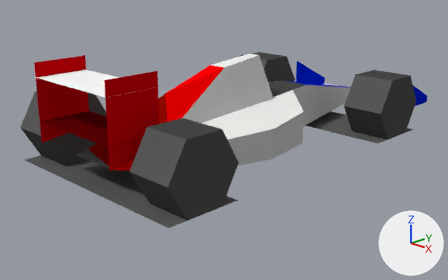
Renders of the Blender file models/title_car.blend from each side of a commit.
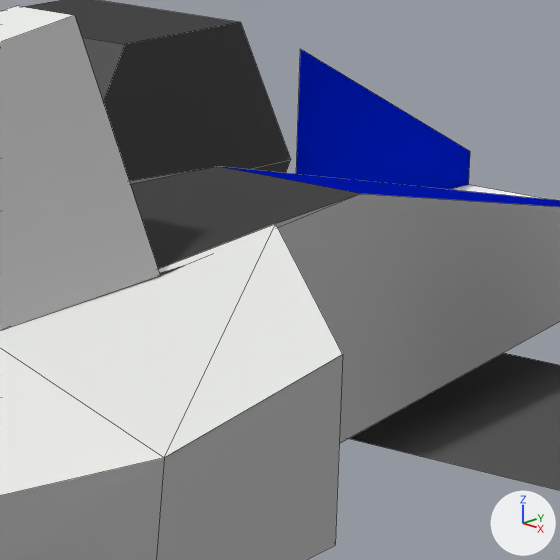
Each version appears first whole from a 50 mm camera at (15.01, -17.61, 6.94) aimed at (-0.51, -1.97, 0.01), and next in a close-up on the part from 55% to 76% of the width and 19% to 52% of the height. Lighting does not change. The marker at lower right points along +X, +Y and +Z. The close-ups show mesh edges as thin lines.

In view in the first close-up: 'car'.
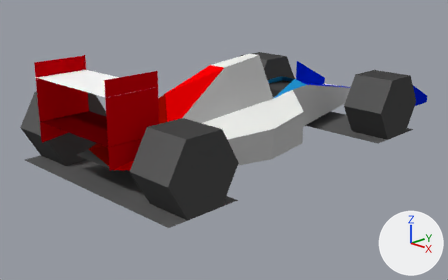
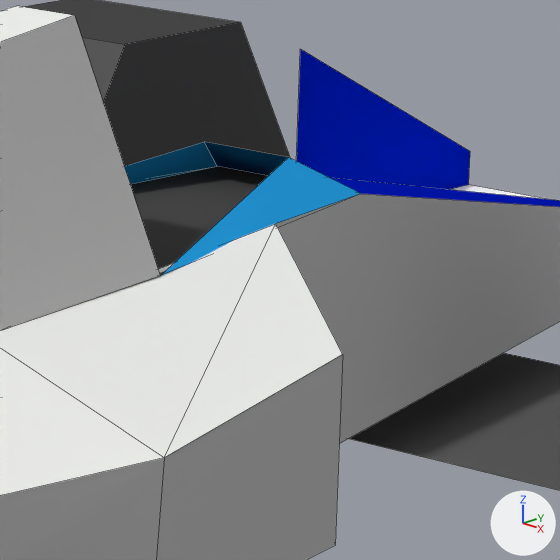
Patch to the scene script:
```diff
--- a/models/title_car.blend.py
+++ b/models/title_car.blend.py
@@ mat_cc @@
+mat_cc = diffuse_material('cc')
+mat_cc.base_color = (0.0201, 0.36, 0.8)  # blue #27a2e7
@@ me_track_002 @@
 me_track_002.from_pydata(...)  # 115 vertices, 84 faces; spans x -3.8..3.8, y -8.6..7.3, z 0.0..3.6
 # used by ob_car; location = (0.0, 0.0, 0.0)
 # verts and faces of me_track_002; kept vertices keep their numbers, new ones are numbered from 115
 # before: 39 (0.6, 1.5, 1.7) at pixel (361, 193), 56 (-1.0, -0.9, 1.7), 64 (1.0, -0.9, 1.7) at pixel (160, 275), 67 (-0.6, 1.5, 1.7) at pixel (217, 166)
+# me_track_002 part 1
+verts[115] = (0.3, 1.0, 2.0)  # pixel (288, 157)
+verts[116] = (-0.3, 1.0, 2.0)  # pixel (204, 141)
+faces += [(39, 115, 116, 67), (39, 64, 115), (56, 67, 116)]  # mat_cc (blue #27a2e7)
 me_track_002.materials.append(mat_55)
@@ me_track_002 @@
 me_track_002.materials.append(mat_50_dual)
+me_track_002.materials.append(mat_cc)  # blue #27a2e7
```

What differs and where, as boxes (x1, y1, x2, y2) in the close-ups (560 x 560 px):
part 1 of me_track_002, added (blue): after (124, 142, 361, 275)
